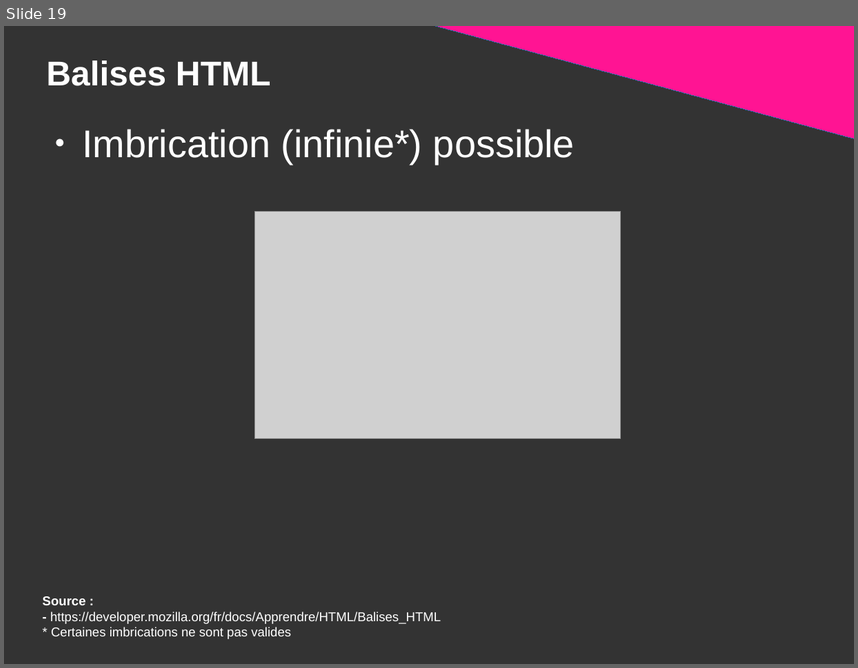
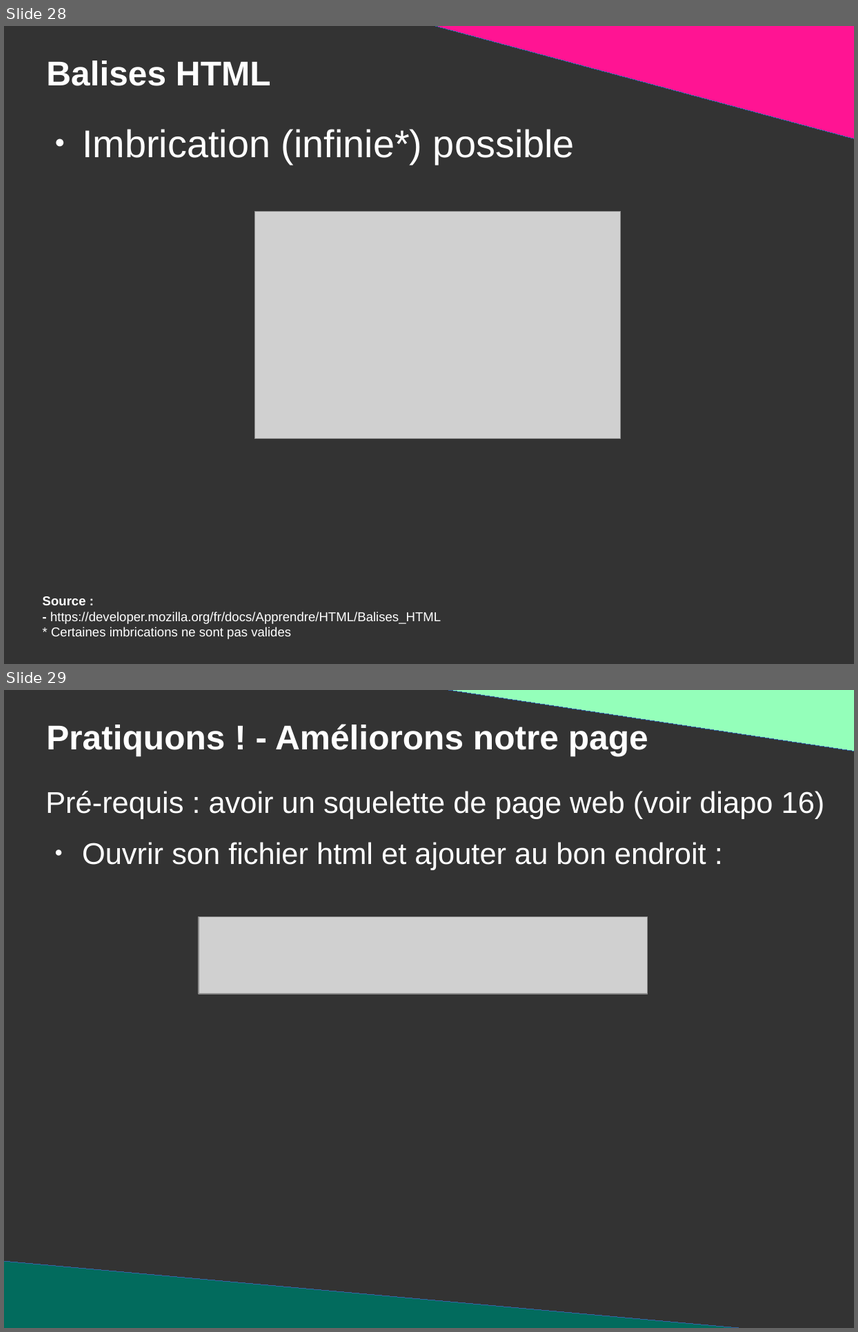
Before and after one commit to DanYellow/presentations, a slide deck: mmi/html/travaux-pratiques/numero-1/presentation.odp. Shown one above the other, each under a label of ours: slide 19 before the commit, slides 28 and 29 after it. The pictures are 858x668 and 858x1332 pixels, drawn with LibreOffice and Linux fonts; fonts in the diff are those of the drawing; grey boxes stand for pictures. Boxes give left, top, right and bottom in pixels: in the first picture for what was removed or moved away, otherwise in the second. Text is boxed around its words. In the diff, an @@ line names an element or a change of style, - is before the commit and + after.

```diff
--- a/mmi/html/travaux-pratiques/numero-1/presentation.odp
+++ b/mmi/html/travaux-pratiques/numero-1/presentation.odp
@@ slide 29 added at (4, 690, 854, 1328), background #333333 @@
@@ right triangle added at (418, 690, 854, 751), fill #94FFBA, outline #3465A4 0 pt @@
@@ title added at (46, 724, 648, 756), 32 pt, text #FFFFFF, bold @@
+Pratiquons ! - Améliorons notre page
@@ text added at (45, 791, 825, 870), 28 pt, text #FFFFFF @@
+Pré-requis : avoir un squelette de page web (voir diapo 16)
+● Ouvrir son fichier html et ajouter au bon endroit :
@@ picture added at (199, 917, 647, 994) @@
@@ right triangle added at (4, 1261, 799, 1328), fill #026B5D, outline #3465A4 0 pt @@
@@ what was slide 19 is now slide 28 @@
```
Also in this commit, not shown: 8 slides changed, 14 other slides added, 1 slide removed, 3 other files.
